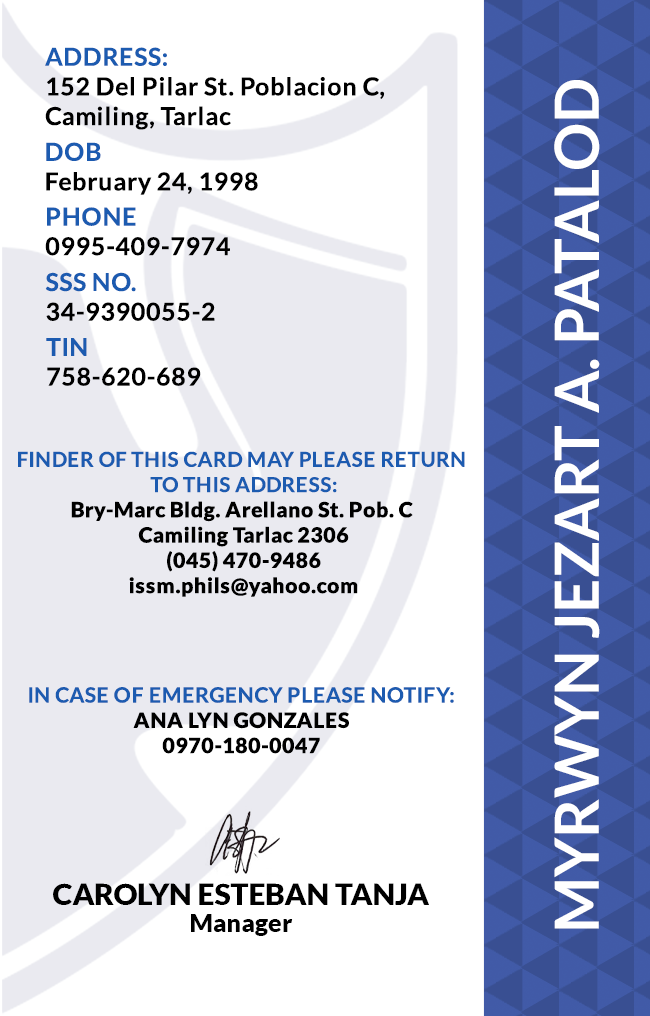
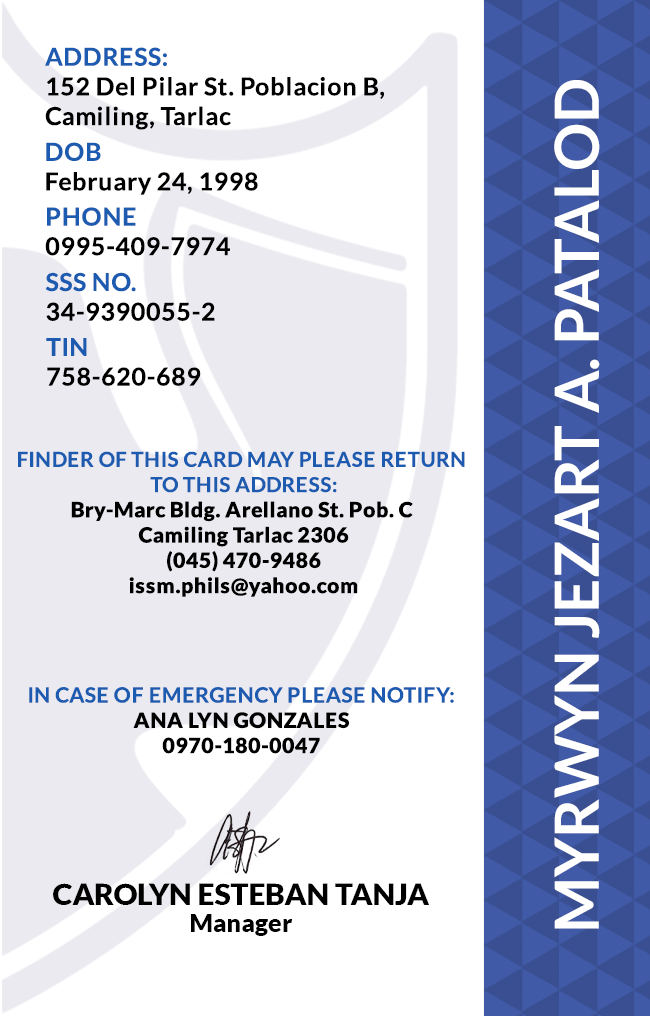
Layers edited between the first and the second 650px x 1016px image:
renamed "ADDRESS: 152 Del Pilar St. Poblacion C, Camiling, Tarlac" to "ADDRESS: 152 Del Pilar St. Poblacion B, Camiling, Tarlac", painted on it over <box>363,77,379,96</box>
